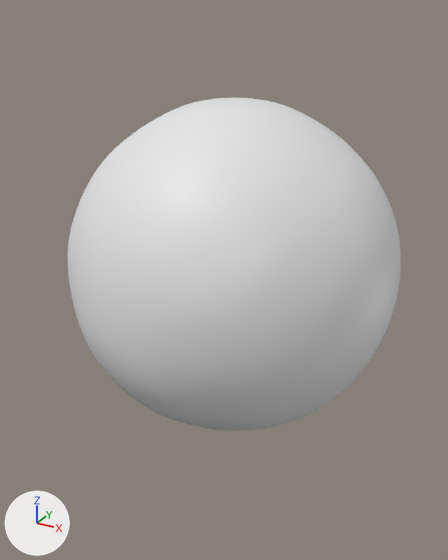
Renders of the glTF model bubble-r3f/public/models.glb from each side of a commit.
One viewpoint serves both versions: a 50 mm lens placed at (15.7, -29.7, 25.8), pointed at (-0.3, -0.7, 11.3). Lighting does not change. The marker at lower left points along +X, +Y and +Z. The first picture is the older version.
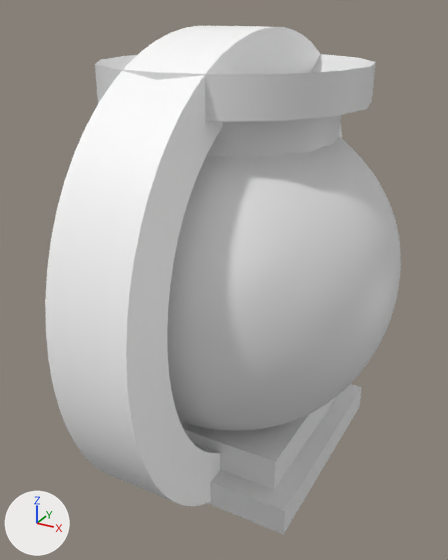
The newer file is also turned or shifted as a whole; pictures and numbers use the older file's frame.

Location of each change, (x1, y1, x2, y2) in pixels of the pictures (448 x 560 px):
```json
{"object": "1. Contact", "change": "added", "after": [45, 26, 342, 506]}
{"object": "2. Award", "change": "added", "after": [95, 54, 376, 534]}
```

Edits to the scene script, one JSON object a line:
```json
{"op": "add", "block": "mat_defaultmaterial", "code": ["mat_defaultmaterial = bpy.data.materials.new('DefaultMaterial')", "mat_defaultmaterial.use_nodes = True; mat_defaultmaterial.node_tree.nodes.clear()", "_N = mat_defaultmaterial.node_tree.nodes; _L = mat_defaultmaterial.node_tree.links", "n0 = _N.new('ShaderNodeOutputMaterial'); n0.name = 'Material Output'", "n1 = _N.new('ShaderNodeBsdfPrincipled'); n1.name = 'Principled BSDF'", "n2 = _N.new('ShaderNodeVertexColor'); n2.name = 'Color Attribute'", "_L.new(n1.outputs[0], n0.inputs[0])  # 'BSDF' to 'Surface'", "_L.new(n2.outputs[0], n1.inputs[0])  # 'Color' to 'Base Color'"]}
{"op": "add", "block": "me_cube_001", "code": ["me_cube_001 = bpy.data.meshes.new('Cube.001')", "me_cube_001.from_pydata(...)  # 1713 vertices, 3400 faces; spans x -7.1..7.1, y -10.1..10.1, z -11.7..11.3"]}
{"op": "add", "block": "me_text_001", "code": ["me_text_001 = bpy.data.meshes.new('Text.001')", "me_text_001.from_pydata(...)  # 2524 vertices, 4720 faces; spans x -2.1..2.1, y -13.1..12.7, z -13.0..13.0", "me_text_001.materials.append(mat_defaultmaterial)"]}
{"op": "add", "block": "ob_2__award", "code": ["ob_2__award = bpy.data.objects.new('2. Award', me_cube_001)", "ob_2__award.location = (0.0, 0.0, 11.98)"]}
{"op": "add", "block": "ob_1__contact", "code": ["ob_1__contact = bpy.data.objects.new('1. Contact', me_text_001)", "ob_1__contact.location = (0.0, 0.0, 11.98)"]}
```
